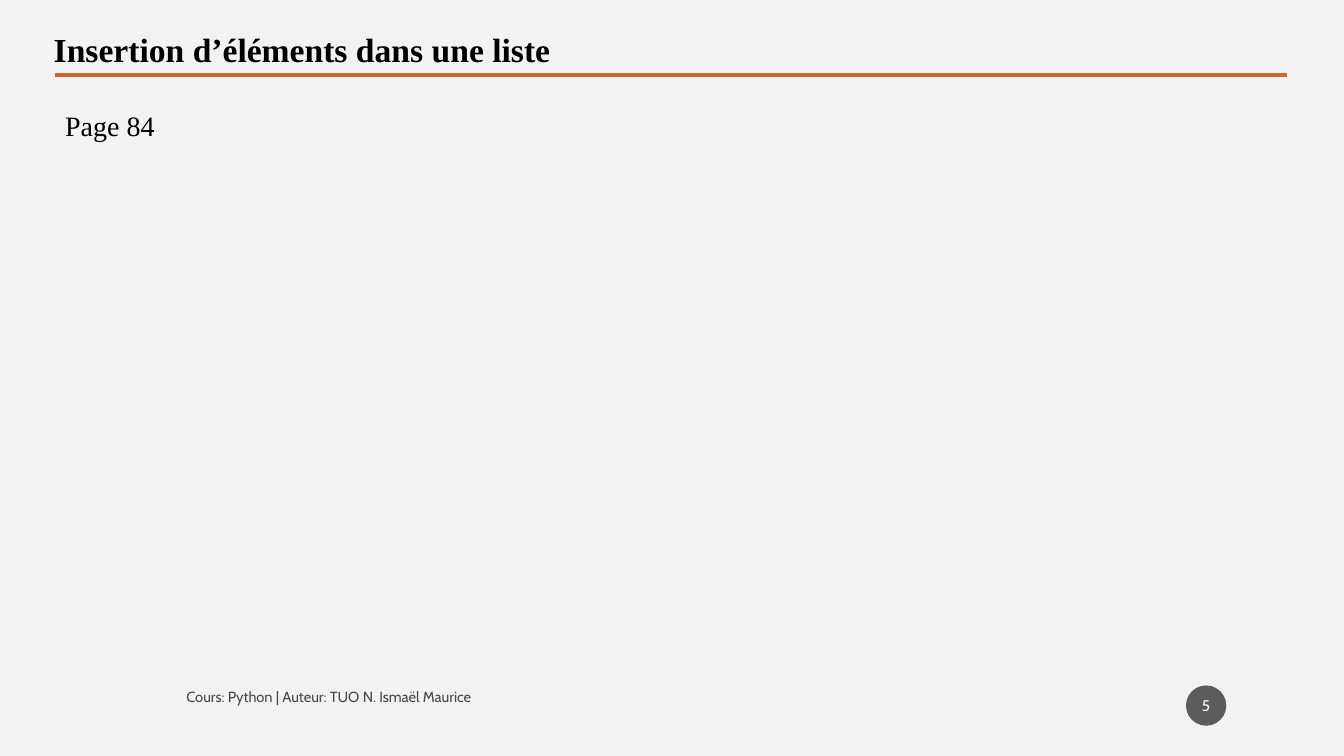
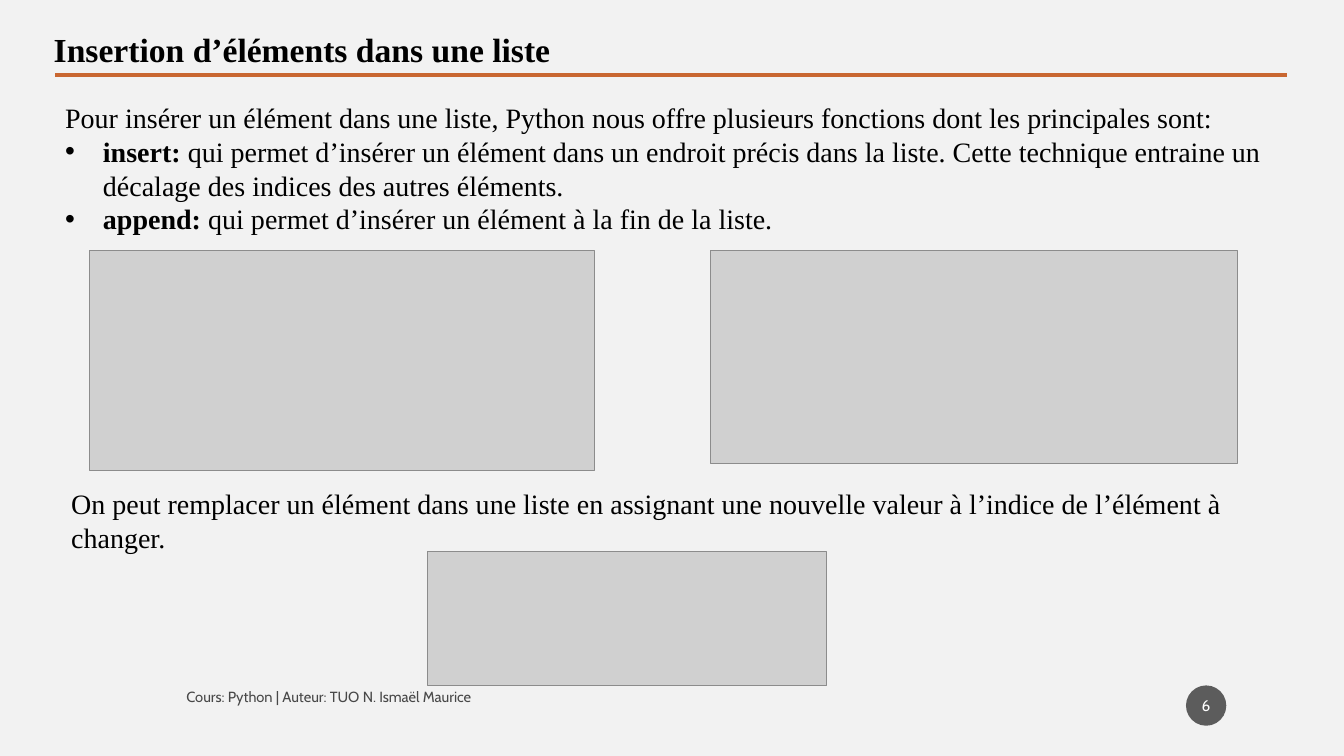
Before and after one commit to tisma95/cours-python, a slide deck: slide 6 of source/Chapitre 9 - Les listes.pptx (slide 5 before the commit). Drawn at 1344x756 pixels with LibreOffice and Linux fonts; fonts in the diff are those of the drawing; grey boxes stand for pictures. Boxes give left, top, right and bottom in pixels: in the first picture for what was removed or moved away, otherwise in the second. Text is boxed around its words. In the diff, an @@ line names an element or a change of style, - is before the commit and + after.

Commit message:
Feat (chp9): Chapitre sur les liste

```diff
--- a/source/Chapitre 9 - Les listes.pptx
+++ b/source/Chapitre 9 - Les listes.pptx
@@ text at (65,108,1260,235): text changed @@
-Page 84
+Pour insérer un élément dans une liste, Python nous offre plusieurs fonctions dont les principales sont:
+• insert: qui permet d’insérer un élément dans un endroit précis dans la liste. Cette technique entraine un décalage des indices des autres éléments.
+• append: qui permet d’insérer un élément à la fin de la liste.
@@ picture added at (90,251,595,471) @@
@@ picture added at (711,251,1238,464) @@
@@ text added at (71,494,1220,553), 20 pt, text #000000 @@
+On peut remplacer un élément dans une liste en assignant une nouvelle valeur à l’indice de l’élément à changer.
@@ picture added at (427,552,827,686) @@
@@ page number at (1202,700,1211,711): text changed @@
-5
+6
```
Also in this commit, not shown: 3 other slides changed, 2 slides added, 1 other file.
